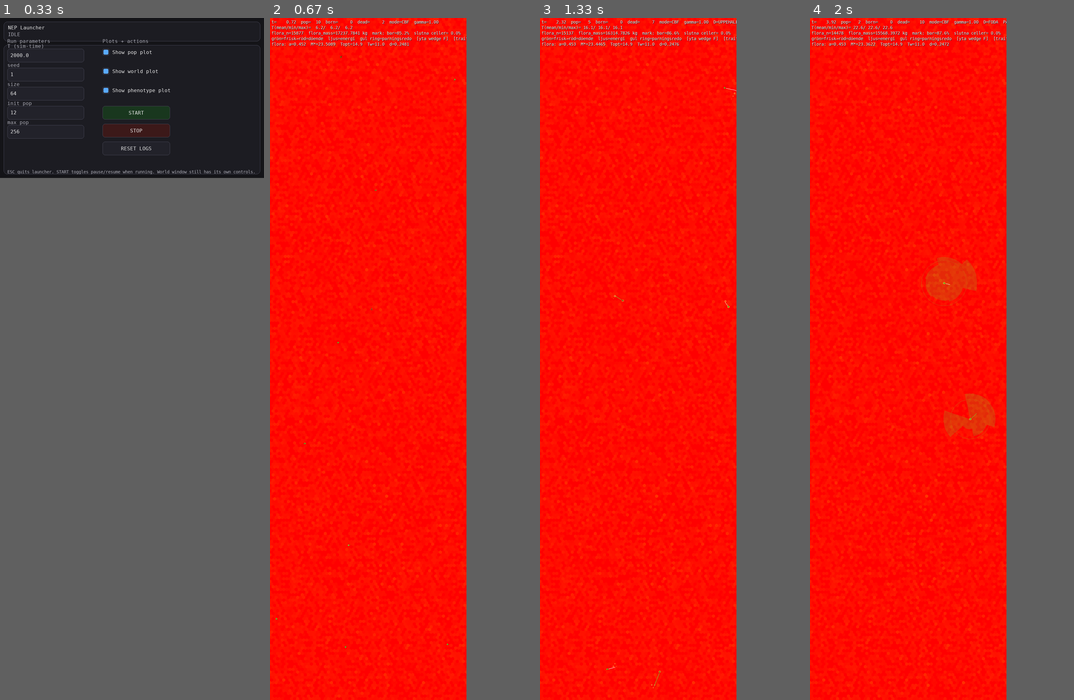
Above: before the commit, frames 1-4 (left to right).
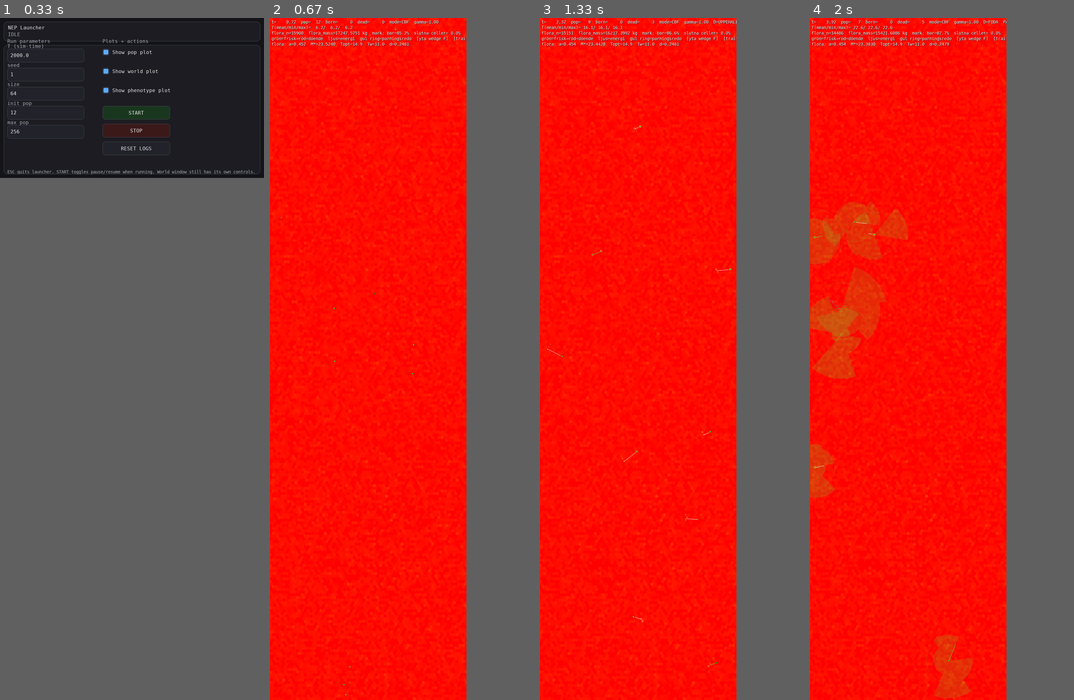
Above: after the commit, the same moments.

Repository: JoakimStorck/nep-process
Game: pygame game, started from nep_gui_launcher.py
Two runs of this game, one before a commit and one after it. Both use one fixed random seed, a clock stepped at 60 frames per second and the inputs below.
Inputs (mouse positions are in pixels of both pictures, inside the frame that each line leads up to):
- Up to frame 1 (0.33 s): no input
- Up to frame 2 (0.67 s): click "START" at 0.38 s
- Up to frame 3 (1.33 s): hold D 0.67-1.13 s; move the mouse to (685, 461) at 0.7 s; hold W from 1.17 s (still down); move the mouse to (706, 440) at 1.2 s; tap Space at 1.23 s
- Up to frame 4 (2 s): release W at 1.47 s; hold D 1.5-1.97 s; move the mouse to (926, 181) at 1.53 s; tap Space at 1.57, 1.87 s

Frame 1 is identical in both runs. In frame 2, 0.1% of the frame differs, in the area x 1-71%, y 0-100%; in frame 3, 0.2%; in frame 4, 7.8%, in the area x 0-75%, y 0-100%.

Commit message:
0227: omsättningskapacitetens intervall ankras om
Följdrättelse till 0226. Locus bytte innebörd — från en absolut
reparationstakt till andelen av den proteinomsättning kroppen behöver — men
intervallet 0,10–1,50 följde med oförändrat och betydde därför plötsligt något
annat. Ett värde under ett är ett djur som kroniskt underhåller sig för lite.

Golvet härleds ur livscykeln. Åldrandeklockan vid kapacitet c < 1 är
1 / (Φ · (1 - c·(1 - f_irr))):

   kapacitet   tid till A = 1
     0,85          6,9 mån     hinner inte mogna
     0,90         10,3         knappt, bara den tidigast mogna
     0,95         20,0         mognad (median 12) plus dräktighet (2)
     0,97         32,1

0,95 är den snabbaste åldrandeklocka som fortfarande låter medianindividen
reproducera sig. Taket 1,60 ligger över det uppmätta optimumet.

Utfall. liten6, tre frön, djurmånader:

  0224 (före åldrandet)   1 640 / 1 505 / 1 589
  0226                      205 /   228 / 1 071     utdöd 22 och 28 mån
  0227                    1 538 / 1 332 / 1 147

Beståndet är tillbaka på nivån före åldrandet: 0226:s ras i liten6 var
grundaruppsättningen och inte mekanismen.

f6-256 frö 1 till månad 36:

                        0226        0227
  bestånd                139         122
  toppbestånd            406         485
  dödsfall               470         976
  därav skada           17,7 %      10,8 %
  livslängd median      3,62 mån    3,82 mån
  u                     0,990       0,963
  A p90                 0,127       0,595

Optimumet bekräftas från ett annat håll: repair_capacity går 1,276 / 1,267 /
1,218 / 1,207 och stannar där, inte vid taket. I 0226, med intervallet
0,10–1,50 och en helt annan startfördelning, landade den på 1,281. Två olika
avbildningar, samma granne — starkare belägg för ett verkligt inre optimum än
en enskild körning kan ge. Farhågan att ett smalt intervall skulle nåla axeln
mot taket besannades inte.

A i p90 stiger från 0,127 till 0,595: åldrandet syns nu i den övre svansen,
alltså hos de gamla.

Invariantsviten godkänd i alla fyra körningar.

Co-Authored-By: Claude Opus 5 <noreply@anthropic.com>

Diff:
--- a/phenotype.py
+++ b/phenotype.py
@@ -456,8 +456,40 @@
     n_pool_cap_min: float = 0.01
     n_pool_cap_max: float = 0.10
 
-    repair_capacity_min: float = 0.10
-    repair_capacity_max: float = 1.50   # höjt — k_age1 ger lägre inflöde än k_age0=0.2
+    # **Omsättningskapaciteten, andel av behovet (0227).**
+    #
+    # Locus bytte innebörd i 0226: det var en absolut reparationstakt i enheter
+    # `D` per månad, och är nu **andelen av den proteinomsättning kroppen
+    # behöver**. Intervallet 0,10–1,50 följde med oförändrat och betydde därför
+    # plötsligt något annat — ett värde under ett är ett djur som kroniskt
+    # underhåller sig själv för lite.
+    #
+    # Uppmätt i 0226 slog det igenom direkt: i `liten6`, med fyrtio grundare,
+    # dog beståndet ut inom 22 respektive 28 månader i två frön av tre, eftersom
+    # halva grundaruppsättningen drogs under 0,9 och alltså var icke-livsduglig
+    # från början. I `f6-256` med åttio grundare hann selektionen arbeta.
+    #
+    # Golvet härleds ur livscykeln. Åldrandeklockan vid kapaciteten `c < 1` är
+    # `1 / (Φ · (1 − c·(1 − f_irr)))`, och den måste räcka till mognad plus en
+    # dräktighet för att genotypen ska kunna föra sig vidare alls:
+    #
+    #     kapacitet   tid till A = 1
+    #       0,85          6,9 mån      hinner inte mogna
+    #       0,90         10,3          knappt, bara för den tidigast mogna
+    #       0,95         20,0          mognad (median 12) plus dräktighet (2)
+    #       0,97         32,1
+    #
+    # 0,95 är alltså den snabbaste åldrandeklocka som fortfarande låter
+    # medianindividen reproducera sig — under den är genotypen inte en strategi
+    # utan ett dödfall.
+    #
+    # Taket sätts över det uppmätta optimumet. Ovanför ett äts kapaciteten upp
+    # av slitaget i stället, och `ln(c)/(repair_W_decay · wear_a0)` ger antalet
+    # månader innan nedgången börjar: 13,8 vid 1,281 och 26,1 vid 1,60. 0226
+    # mätte jämvikten till **1,281**, som därmed ligger mitt i det nya
+    # intervallet i stället för i nedre tredjedelen av det gamla.
+    repair_capacity_min: float = 0.95
+    repair_capacity_max: float = 1.60
 
     frailty_gain_min: float = 0.0
     frailty_gain_max: float = 3.0
Not shown, changed: TODO.md
